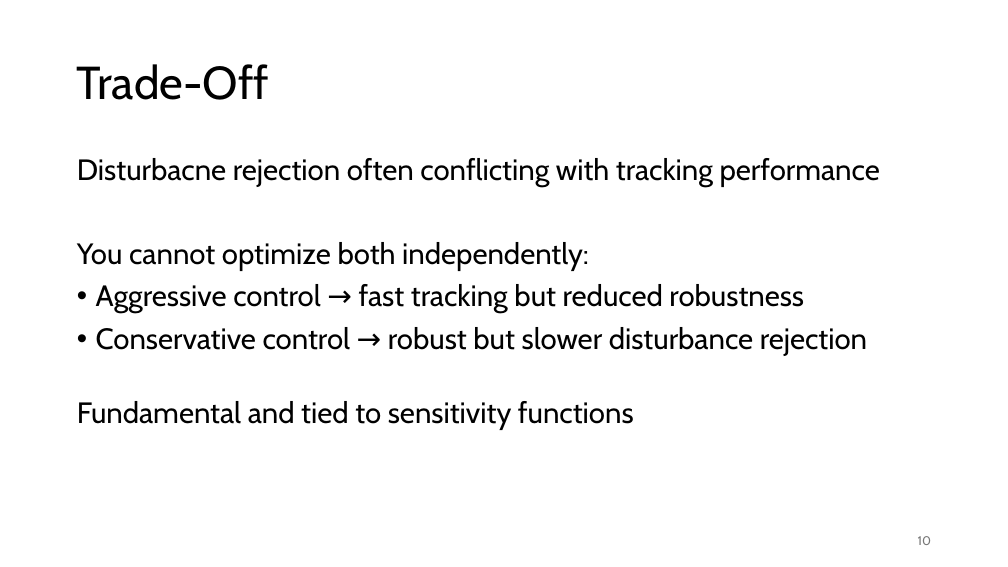
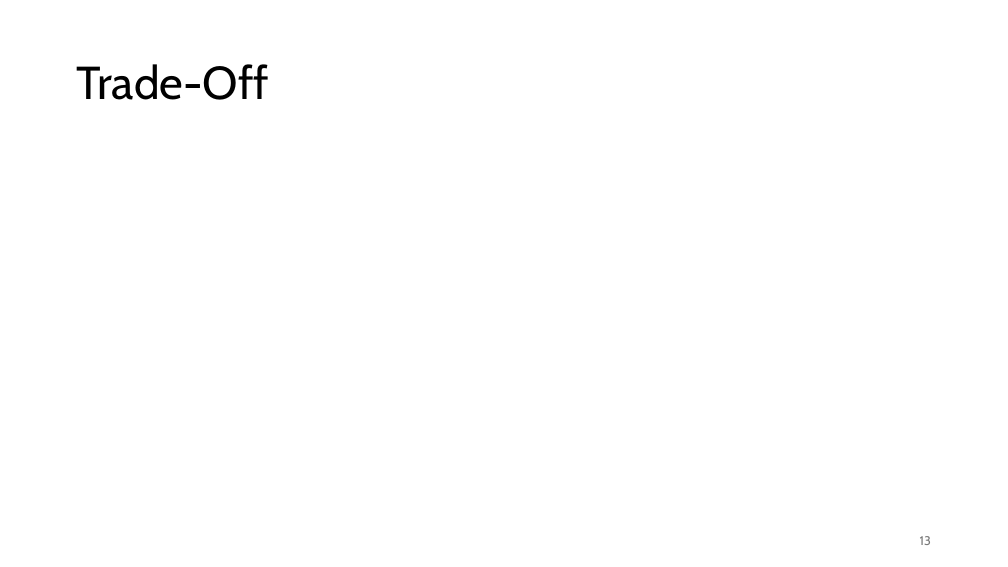
Before and after one commit to FelixWick/control_engineering, a slide deck: slide 13 of slides/5_controller_design.pptx (slide 10 before the commit). Drawn at 1008x567 pixels with LibreOffice and Linux fonts; fonts in the diff are those of the drawing; grey boxes stand for pictures. Boxes give left, top, right and bottom in pixels: in the first picture for what was removed or moved away, otherwise in the second. Text is boxed around its words. In the diff, an @@ line names an element or a change of style, - is before the commit and + after.

Commit message:
controller design continued

```diff
--- a/slides/5_controller_design.pptx
+++ b/slides/5_controller_design.pptx
@@ text removed at (x1=77, y1=158, x2=880, y2=430) @@
-Disturbacne rejection often conflicting with tracking performance
-You cannot optimize both independently:
-• Aggressive control → fast tracking but reduced robustness
-• Conservative control → robust but slower disturbance rejection
-Fundamental and tied to sensitivity functions
@@ page number at (x1=920, y1=536, x2=931, y2=545): text changed @@
-10
+13
```
Also in this commit, not shown: 12 other slides changed, 9 slides added, 4 other files.
